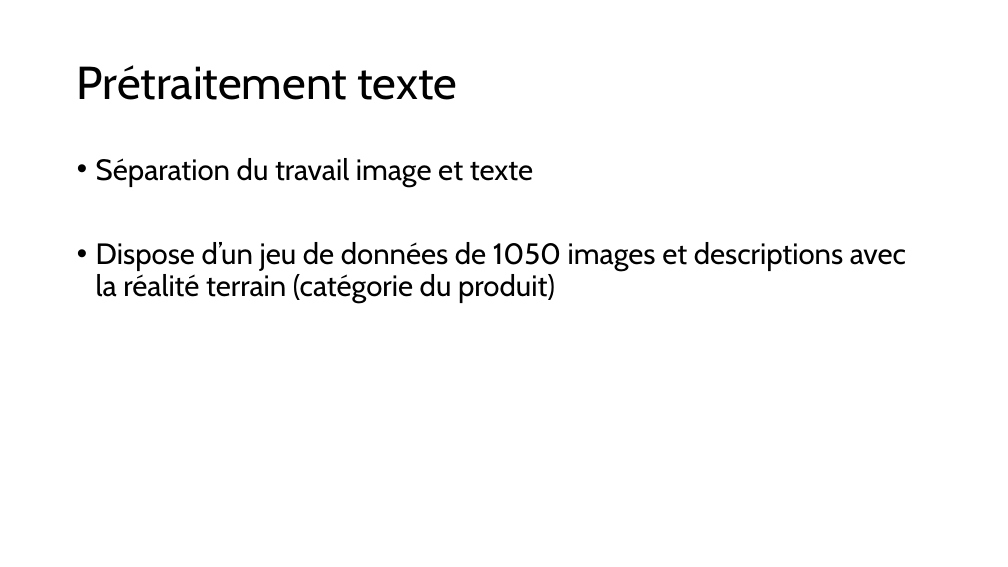
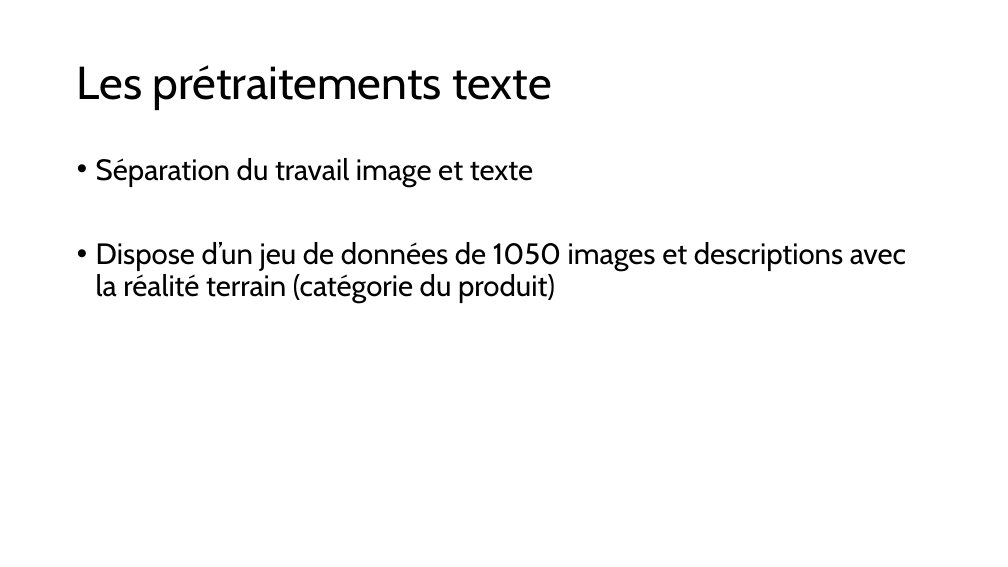
Before and after one commit to Hedredo/oc_projet_6, a slide deck: slide 7 of 5_presentation_072024.pptx. Drawn at 1008x567 pixels with LibreOffice and Linux fonts; fonts in the diff are those of the drawing. Boxes give left, top, right and bottom in pixels: in the first picture for what was removed or moved away, otherwise in the second. Text is boxed around its words. In the diff, an @@ line names an element or a change of style, - is before the commit and + after.

```diff
--- a/5_presentation_072024.pptx
+++ b/5_presentation_072024.pptx
@@ title at box(77, 65, 552, 110): text changed @@
-Prétraitement texte
+Les prétraitements texte
```
Also in this commit, not shown: 1 other slide changed, 3 slides added, 3 slides removed, 3 other files.
